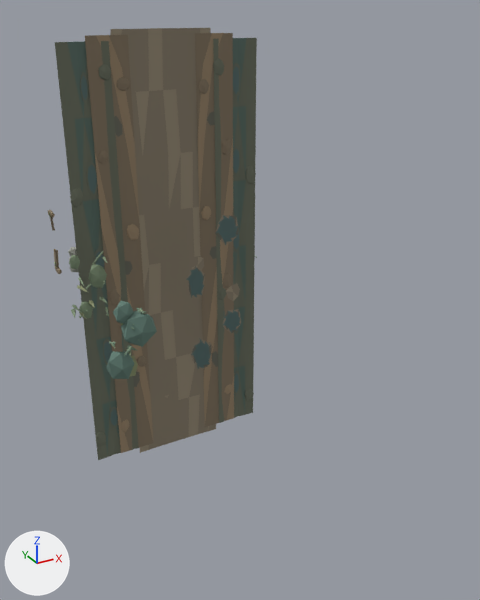
What one commit did to the glTF model game/assets/models/act1/urman_wet_village_road_kit.glb.
Rendered twice from a 50 mm camera at (-15.7, -37.8, 15.1) aimed at (3.4, -3.1, -2.3). The lights are fixed; the arrows at lower left show +X, +Y and +Z. The older version comes first. Where no turn or scale is listed for an object, it has been applied to the vertices.

Objects in the first picture: 'FernShrubBreak_Left_Shrub_00_LOD0', 'FernShrubBreak_Left_Shrub_01_LOD0', 'MuddyShoulder_Left_UnevenStrip_LOD0', 'MuddyShoulder_Right_UnevenStrip_LOD0', 'RoadCrown_SunkenWet_Surface_LOD0', 'RoadsideDitch_Left_UnevenChannel_LOD0', 'RoadsideDitch_Right_UnevenChannel_LOD0' and 46 more.
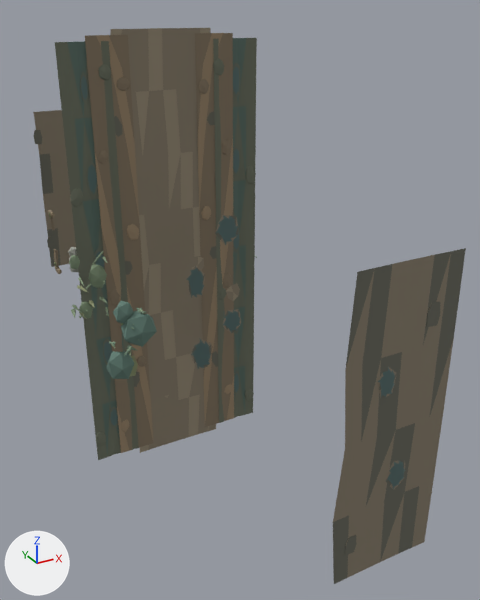
Where the change shows, as pixel boxes (x1, y1, x2, y2) in the pictures (480 x 600 px):
'RoadCrown_BranchWet_Surface_LOD0', added: after (333, 248, 466, 584)
    faces in mat_wetroad_mutedochre (brown #887d6a): (333, 254, 454, 578)
    faces in mat_wetroad_rutdark (dark grey #67675b): (333, 248, 466, 584)
'RoadCrown_ApproachWorn_Surface_LOD0', added: after (33, 110, 76, 267)
    faces in mat_wetroad_mutedochre (brown #887d6a): (33, 110, 76, 265)
    faces in mat_wetroad_rutdark (dark grey #67675b): (39, 154, 61, 267)
'RoadCrown_BranchWet_Puddle_01_LOD0', added: after (377, 367, 397, 398)
    faces in mat_puddle_shallowbluegreen (greyish cyan #526a69): (378, 367, 395, 397)
'RoadCrown_BranchWet_Puddle_00_LOD0', added: after (386, 459, 405, 490)
    faces in mat_puddle_shallowbluegreen (greyish cyan #526a69): (386, 460, 405, 490)
'RoadCrown_EdgeClod_12_LOD0', added: after (426, 302, 440, 327)
    faces in mat_wetroad_rutdark (dark grey #67675b): (426, 302, 440, 327)
'RoadCrown_EdgeClod_11_LOD0', added: after (345, 535, 356, 555)
    faces in mat_wetroad_rutdark (dark grey #67675b): (345, 535, 356, 555)
'RoadCrown_EdgeClod_23_LOD0', added: after (34, 130, 42, 144)
'RoadCrown_EdgeClod_21_LOD0', added: after (47, 236, 55, 248)

What changed in the scene script:
```text
Add ob_roadcrown_edgeclod_12_lod0:
    ob_roadcrown_edgeclod_12_lod0 = bpy.data.objects.new('RoadCrown_EdgeClod_12_LOD0', me_roadcrown_edgeclod_12_lod0mesh)  # 12 vertices, 20 faces; spans x 1.153..1.8, y -0.061..-0.021, z 4.092..5.117; in mat_wetroad_wornlight (brown #988d77), mat_wetroad_rutdark (dark grey #67675b)
    ob_roadcrown_edgeclod_12_lod0.location = (0.0, -21.5, 0.0)
Add ob_roadcrown_edgeclod_11_lod0:
    ob_roadcrown_edgeclod_11_lod0 = bpy.data.objects.new('RoadCrown_EdgeClod_11_LOD0', me_roadcrown_edgeclod_11_lod0mesh)  # 12 vertices, 20 faces; spans x -1.839..-1.265, y -0.055..-0.017, z -5.664..-4.727; in mat_wetroad_wornlight (brown #988d77), mat_wetroad_rutdark (dark grey #67675b)
    ob_roadcrown_edgeclod_11_lod0.location = (0.0, -21.5, 0.0)
Add ob_roadcrown_branchwet_surface_lod0:
    ob_roadcrown_branchwet_surface_lod0 = bpy.data.objects.new('RoadCrown_BranchWet_Surface_LOD0', me_roadcrown_branchwet_surface_lod0mesh)  # 35 vertices, 48 faces; spans x -2.59..2.73, y -0.06..-0.02, z -7.0..7.0; in mat_wetroad_mutedochre (brown #887d6a), mat_wetroad_rutdark (dark grey #67675b)
    ob_roadcrown_branchwet_surface_lod0.location = (0.0, -21.5, 0.0)
Add ob_roadcrown_branchwet_puddle_01_lod0:
    ob_roadcrown_branchwet_puddle_01_lod0 = bpy.data.objects.new('RoadCrown_BranchWet_Puddle_01_LOD0', me_roadcrown_branchwet_puddle_01_lod0mesh)  # 21 vertices, 30 faces; spans x -0.957..-0.044, y -0.056..-0.029, z 1.566..2.925; in mat_wetroad_mutedochre (brown #887d6a), mat_wetroad_rutdark (dark grey #67675b), mat_puddle_shallowbluegreen (greyish cyan #526a69)
    ob_roadcrown_branchwet_puddle_01_lod0.location = (0.0, -21.5, 0.0)
Add ob_roadcrown_branchwet_puddle_00_lod0:
    ob_roadcrown_branchwet_puddle_00_lod0 = bpy.data.objects.new('RoadCrown_BranchWet_Puddle_00_LOD0', me_roadcrown_branchwet_puddle_00_lod0mesh)  # 21 vertices, 30 faces; spans x 0.01..1.03, y -0.05..-0.02, z -3.2..-1.69; in mat_wetroad_mutedochre (brown #887d6a), mat_wetroad_rutdark (dark grey #67675b), mat_puddle_shallowbluegreen (greyish cyan #526a69)
    ob_roadcrown_branchwet_puddle_00_lod0.location = (0.0, -21.5, 0.0)
Add ob_roadcrown_edgeclod_23_lod0:
    ob_roadcrown_edgeclod_23_lod0 = bpy.data.objects.new('RoadCrown_EdgeClod_23_LOD0', me_roadcrown_edgeclod_23_lod0mesh)  # 12 vertices, 20 faces; spans x -3.3..-2.587, y -0.079..-0.038, z 4.295..5.516; in mat_wetroad_wornlight (brown #988d77), mat_wetroad_rutdark (dark grey #67675b)
    ob_roadcrown_edgeclod_23_lod0.location = (0.0, 21.5, 0.0)
Add ob_roadcrown_edgeclod_21_lod0:
    ob_roadcrown_edgeclod_21_lod0 = bpy.data.objects.new('RoadCrown_EdgeClod_21_LOD0', me_roadcrown_edgeclod_21_lod0mesh)  # 12 vertices, 20 faces; spans x -3.237..-2.569, y -0.077..-0.036, z -5.151..-4.039; in mat_wetroad_wornlight (brown #988d77), mat_wetroad_rutdark (dark grey #67675b)
    ob_roadcrown_edgeclod_21_lod0.location = (0.0, 21.5, 0.0)
Add ob_roadcrown_approachworn_surface_lod0:
    ob_roadcrown_approachworn_surface_lod0 = bpy.data.objects.new('RoadCrown_ApproachWorn_Surface_LOD0', me_roadcrown_approachworn_surface_lod0mesh)  # 35 vertices, 48 faces; spans x -3.14..3.25, y -0.06..-0.02, z -7.0..7.0; in mat_wetroad_mutedochre (brown #887d6a), mat_wetroad_rutdark (dark grey #67675b)
    ob_roadcrown_approachworn_surface_lod0.location = (0.0, 21.5, 0.0)
```
